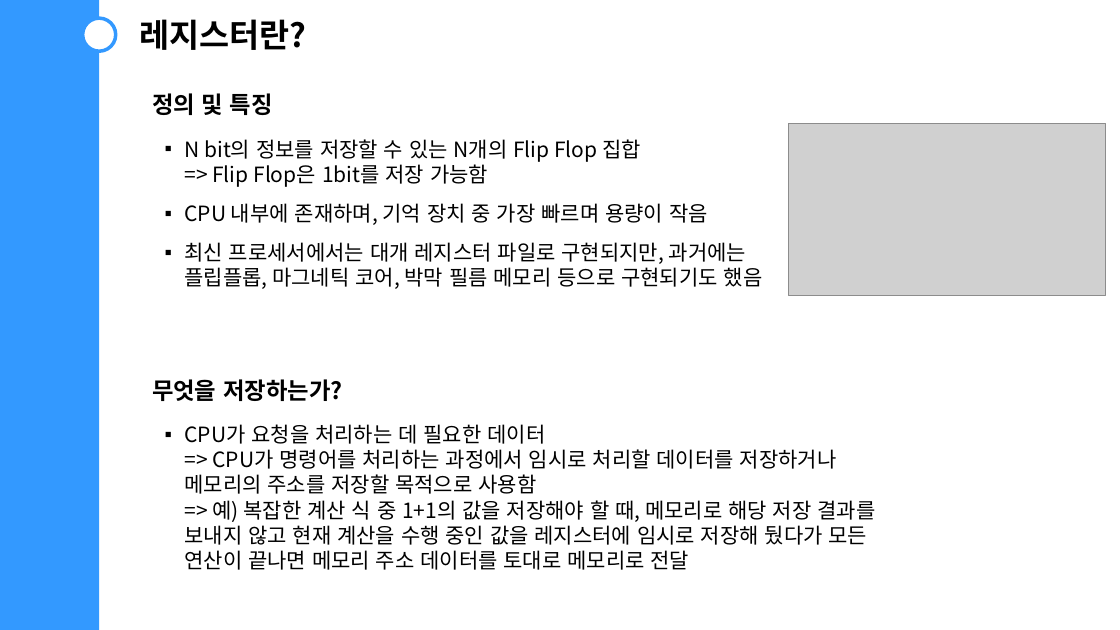
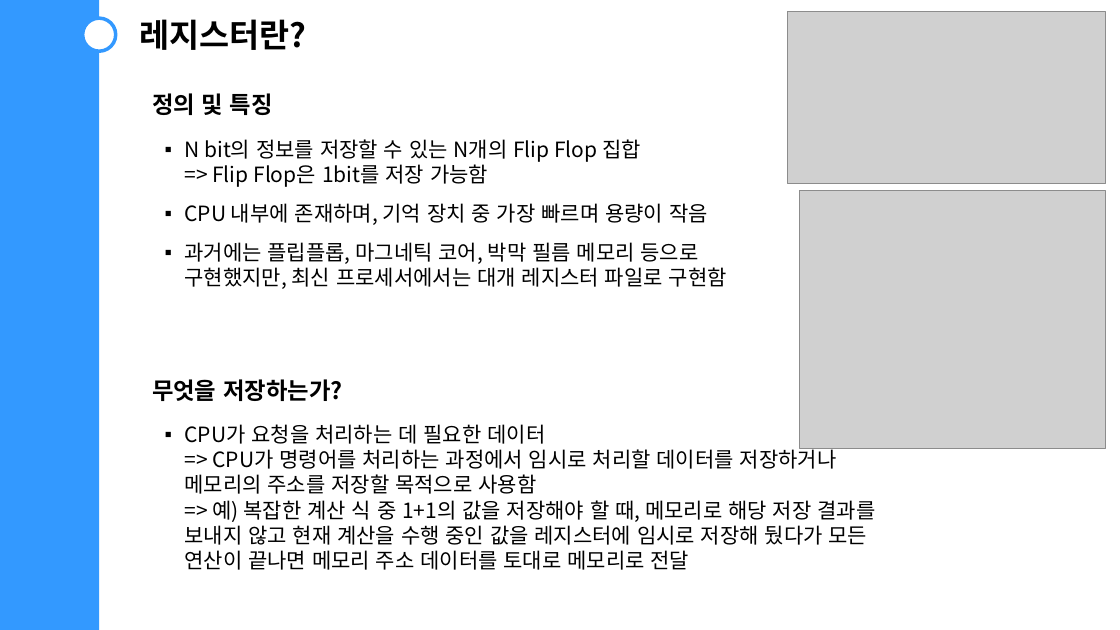
Before and after one commit to siwon-park/computer-science-study, a slide deck: slide 4 of 박시원/발표자료/220629_레지스터.pptx. Drawn at 1120x630 pixels with LibreOffice and Linux fonts; fonts in the diff are those of the drawing; grey boxes stand for pictures. Boxes give left, top, right and bottom in pixels: in the first picture for what was removed or moved away, otherwise in the second. Text is boxed around its words. In the diff, an @@ line names an element or a change of style, - is before the commit and + after.

```diff
--- a/박시원/발표자료/220629_레지스터.pptx
+++ b/박시원/발표자료/220629_레지스터.pptx
@@ picture: place and size @@
-picture at (788,124,1106,296)
+picture at (788,12,1106,184)
@@ picture added at (800,191,1106,449) @@
@@ text at (184,242,727,289): text changed @@
-▪ 최신 프로세서에서는 대개 레지스터 파일로 구현되지만, 과거에는 플립플롭, 마그네틱 코어, 박막 필름 메모리 등으로 구현되기도 했음
+▪ 과거에는 플립플롭, 마그네틱 코어, 박막 필름 메모리 등으로 구현했지만, 최신 프로세서에서는 대개 레지스터 파일로 구현함
```
Also in this commit, not shown: 4 other slides changed, 1 other file.
